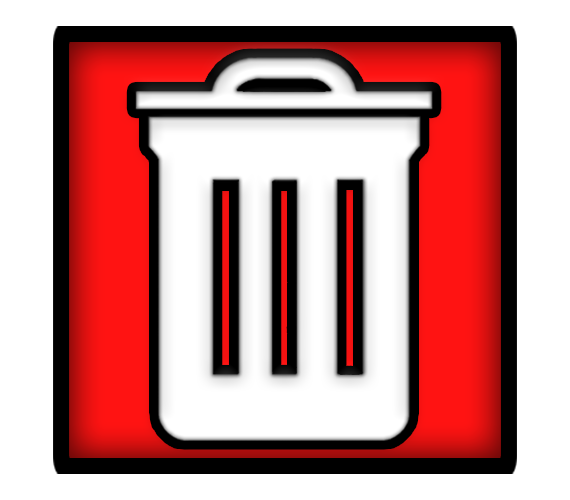
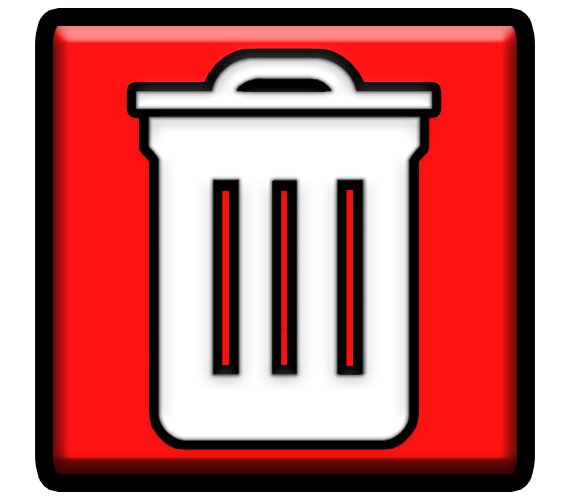
Before/after of a 570×500 layered artwork. What changed in the layer stack:
pixels changed over (x1=35, y1=8, x2=535, y2=492) (layer not identified)
